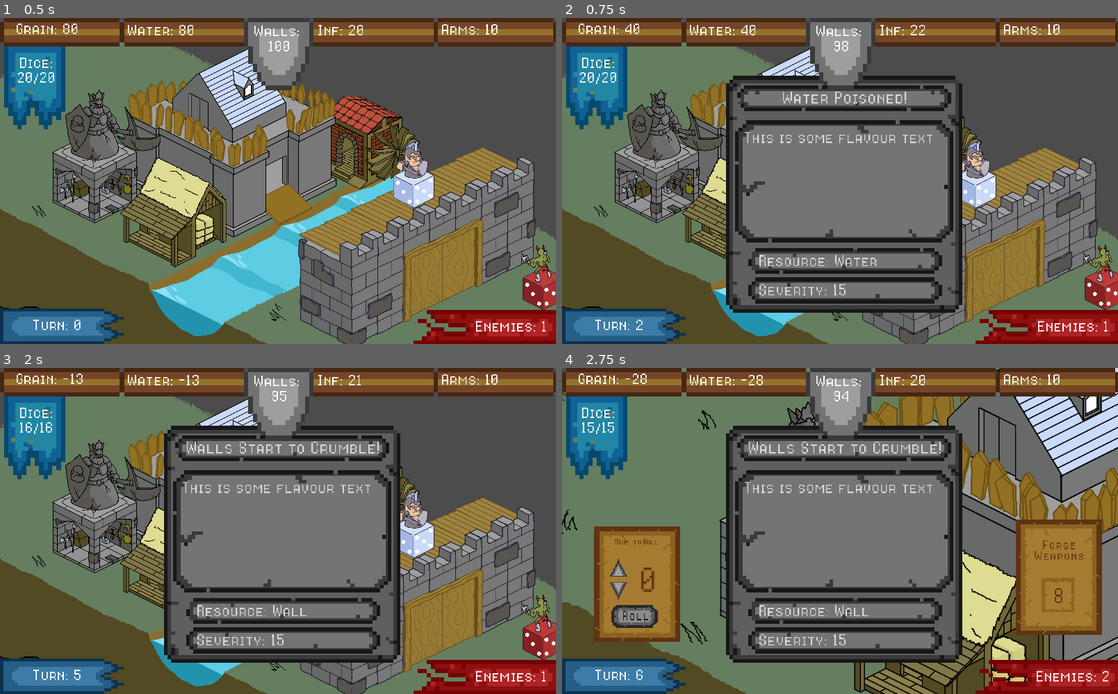
Above: before the commit, frames 1-4 (two rows, left to right).
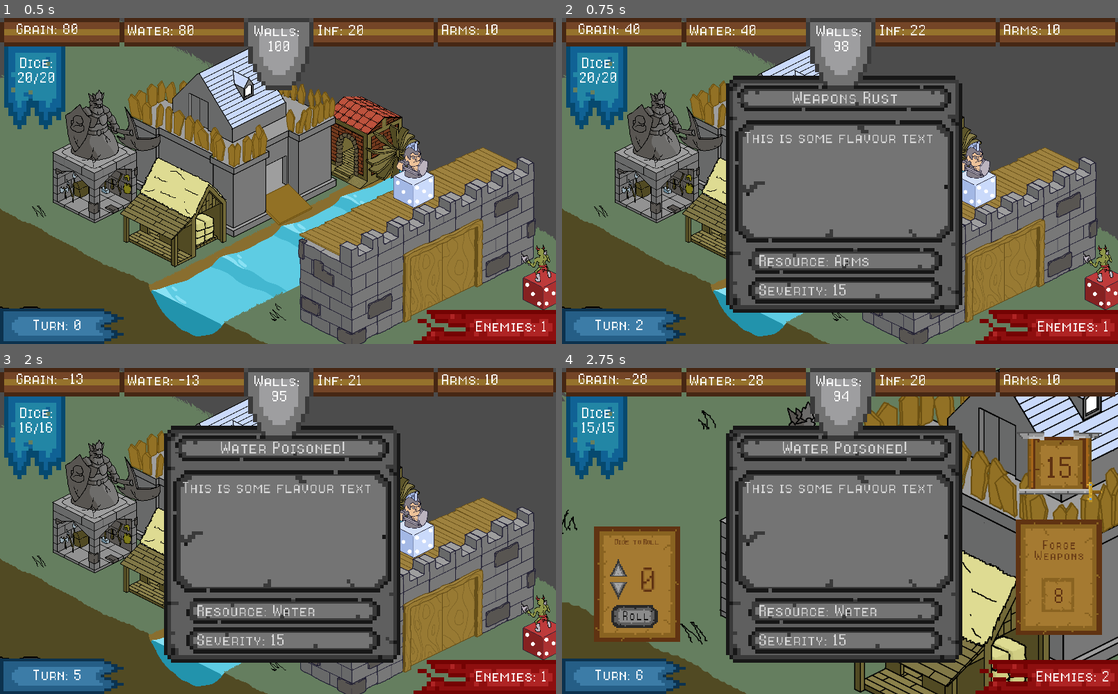
Above: after the commit, the same moments.

Repository: CapsCollective/rng-stronghold
Game: Godot game, scene res://scenes/main.tscn
Same seed, same stepped clock (60 frames per second), same inputs: the game is played once before the commit and once after it.
Inputs (mouse positions are in pixels of both pictures, inside the frame that each line leads up to):
- Up to frame 1 (0.5 s): no input
- Up to frame 2 (0.75 s): tap Enter (ui_accept) at 0.5 s; move the mouse to (934, 145) at 0.52 s; hold Enter (ui_accept) from 0.53 s (still down); click (934, 145) at 0.67 s
- Up to frame 3 (2 s): move the mouse to (239, 485) at 1.27 s; release Enter (ui_accept) at 1.28 s; click (239, 485) at 1.35 s; tap Enter (ui_accept) at 1.52, 1.55, 1.82 s
- Up to frame 4 (2.75 s): move the mouse to (667, 508) at 2.02 s; hold Right mouse button (rmb) from 2.03 s (still down); click (667, 508) at 2.17 s; tap Enter (ui_accept) at 2.3 s

Frame 1 is identical in both runs. In frame 2, 0.4% of the frame differs, in the area x 39-62%, y 22-77%; in frame 3, 0.5%; in frame 4, 2.7%, in the area x 33-98%, y 19-77%.

Commit message:
Merged event generation and display methods

Diff:
--- a/scripts/event_manager.gd
+++ b/scripts/event_manager.gd
@@ -75,11 +75,10 @@
 	resolve_combat()
 	commit_enemies()
 	degrade_resources()
-	generate_events()
 	turn_dice = dice
 	turn += 1
 	update_ui()
-	display_active_events()
+	generate_event()
 
 func get_dice_roll():
 	return randi()%6+1
@@ -113,7 +112,7 @@
 	water -= dice
 	walls -= 1
 
-func generate_events():
+func generate_event():
 	var new_event = events[randi()%events.size()]
 	if not active_events[new_event['resource']]:
 		active_events[new_event['resource']] = new_event
@@ -130,9 +129,6 @@
 	$"HUDCanvas/ResourceBar/EnemiesLabel".text = "Enemies: " + str(enemies)
 	$"HUDCanvas/ResourceBar/DiceLabel".text = "Dice: " + str(turn_dice) + "/" + str(dice)
 	$Buildings.display_battlefield()
-
-func display_active_events():
-	print(active_events)
 
 func _input(event):
 	if event.is_action_pressed("ui_accept"):
